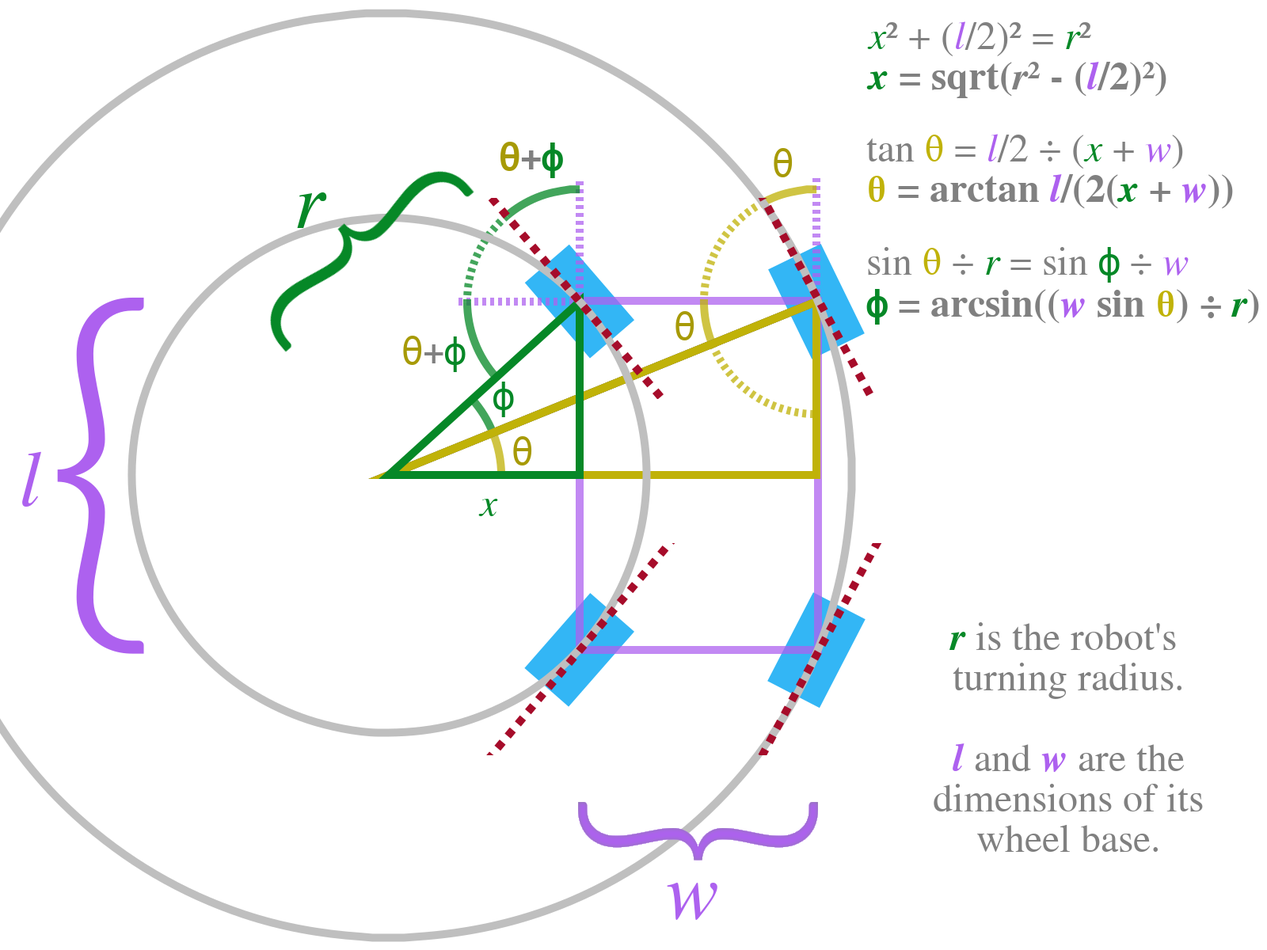
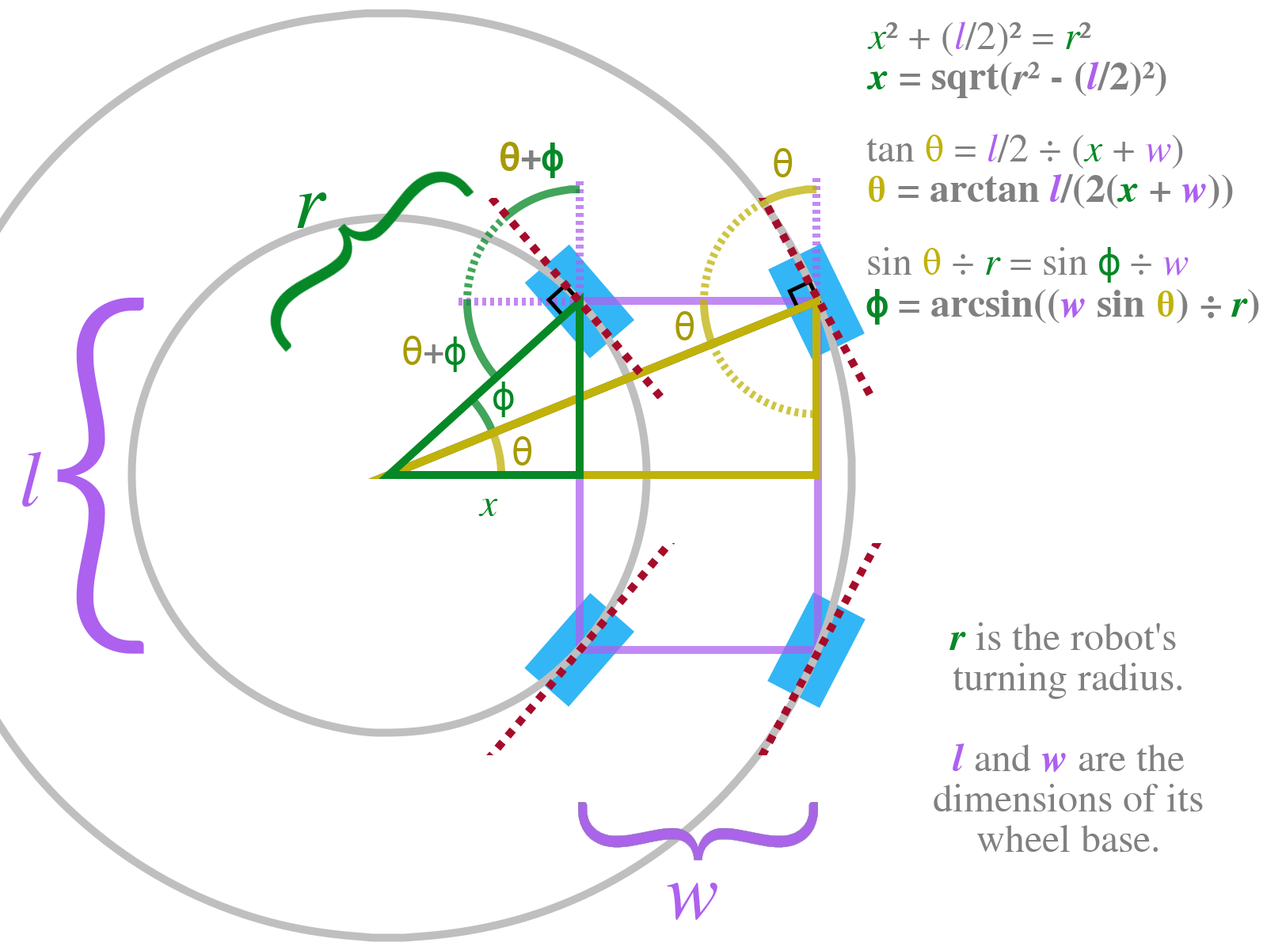
Before/after of a 1267×950 layered artwork. What changed in the layer stack:
added layer "Right Angles" above "Angle Arc Front" over [545, 281, 822, 320]
moved "Outer Circle (#404040, 10px)" above "Inner Circle (#404040, 10px)" over [480, 197, 822, 479]
moved "Inner Circle (#404040, 10px)" above "Robot Chassis Forward Extension" over [480, 231, 651, 479]
